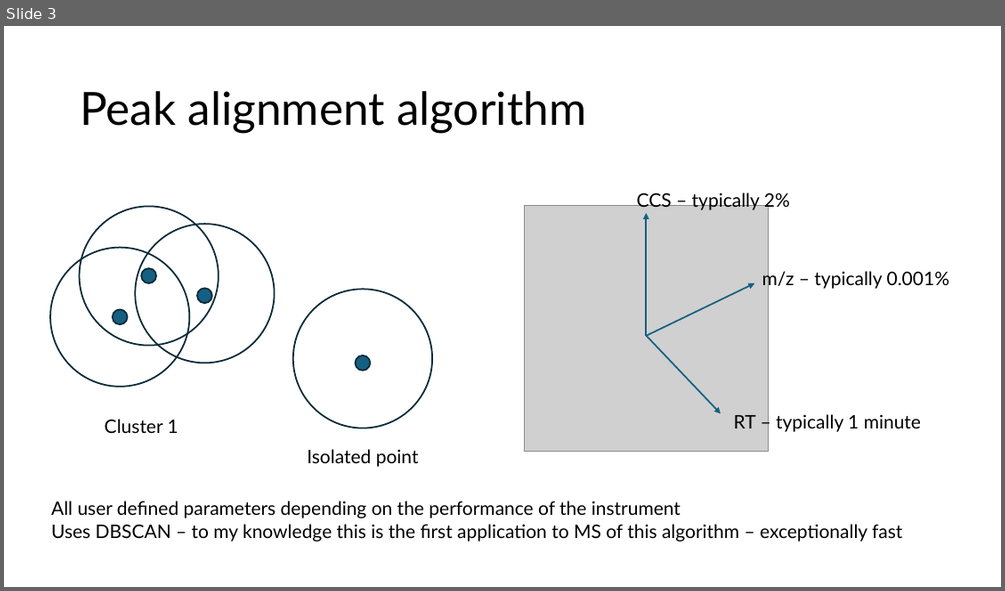
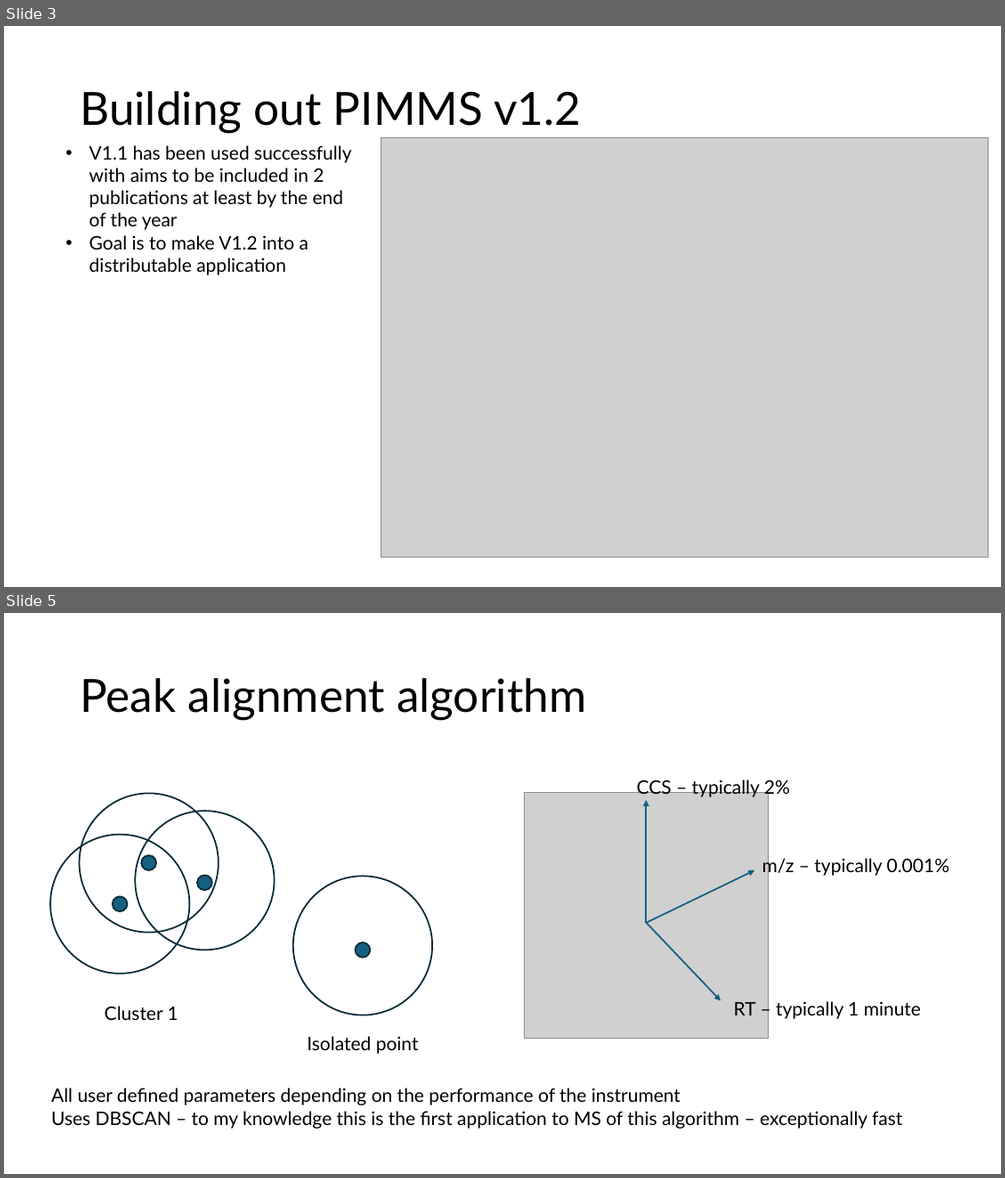
Before and after one commit to greg1d/PFAS-IMplementor-for-Mass-Spectrometry--PIMMS-, a slide deck: presentations/Presentation for 1.17.25.pptx. Shown one above the other, each under a label of ours: slide 3 before the commit, slides 3 and 5 after it; the slides between them are not shown. The pictures are 1005x591 and 1005x1178 pixels, drawn with LibreOffice and Linux fonts; fonts in the diff are those of the drawing; grey boxes stand for pictures. Boxes give left, top, right and bottom in pixels: in the first picture for what was removed or moved away, otherwise in the second. Text is boxed around its words. In the diff, an @@ line names an element or a change of style, - is before the commit and + after.

```diff
--- a/presentations/Presentation for 1.17.25.pptx
+++ b/presentations/Presentation for 1.17.25.pptx
@@ slide 3 added at [4, 26, 1001, 587], background #FFFFFF @@
@@ title added at [80, 91, 581, 133], 44 pt, text #000000 @@
+Building out PIMMS v1.2
@@ text added at [89, 145, 351, 275], 18 pt, text #000000 @@
+• V1.1 has been used successfully with aims to be included in 2 publications at least by the end of the year
+• Goal is to make V1.2 into a distributable application
@@ picture added at [380, 137, 988, 557] @@
@@ what was slide 3 is now slide 5 @@
```
Also in this commit, not shown: 3 slides changed, 12 other slides added, 1 slide removed, 51 other files.
